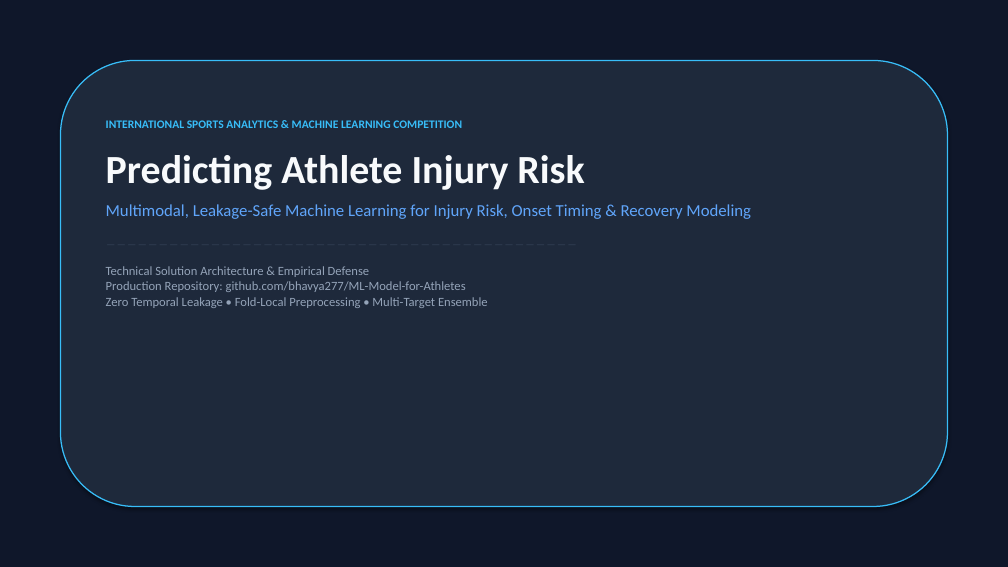
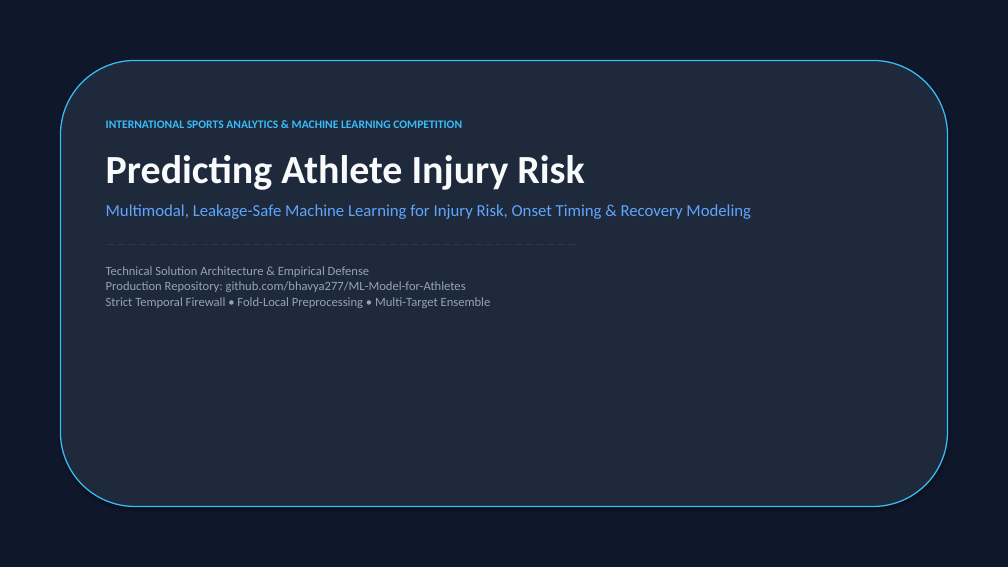
Before and after one commit to bhavya277/ML-Model-for-Athletes, a slide deck: slide 1 of Athlete_Injury_Prediction_Competition.pptx. Drawn at 1008x567 pixels with LibreOffice and Linux fonts; fonts in the diff are those of the drawing. Boxes give left, top, right and bottom in pixels: in the first picture for what was removed or moved away, otherwise in the second. Text is boxed around its words. In the diff, an @@ line names an element or a change of style, - is before the commit and + after.

```diff
--- a/Athlete_Injury_Prediction_Competition.pptx
+++ b/Athlete_Injury_Prediction_Competition.pptx
@@ text at (106,266,491,308): text changed @@
-Technical Solution Architecture & Empirical Defense
-Production Repository: github.com/bhavya277/ML-Model-for-Athletes
-Zero Temporal Leakage • Fold-Local Preprocessing • Multi-Target Ensemble
+Technical Solution Architecture & Empirical Defense
+Production Repository: github.com/bhavya277/ML-Model-for-Athletes
+Strict Temporal Firewall • Fold-Local Preprocessing • Multi-Target Ensemble
```
Also in this commit, not shown: 7 other slides changed, 7 other files.
